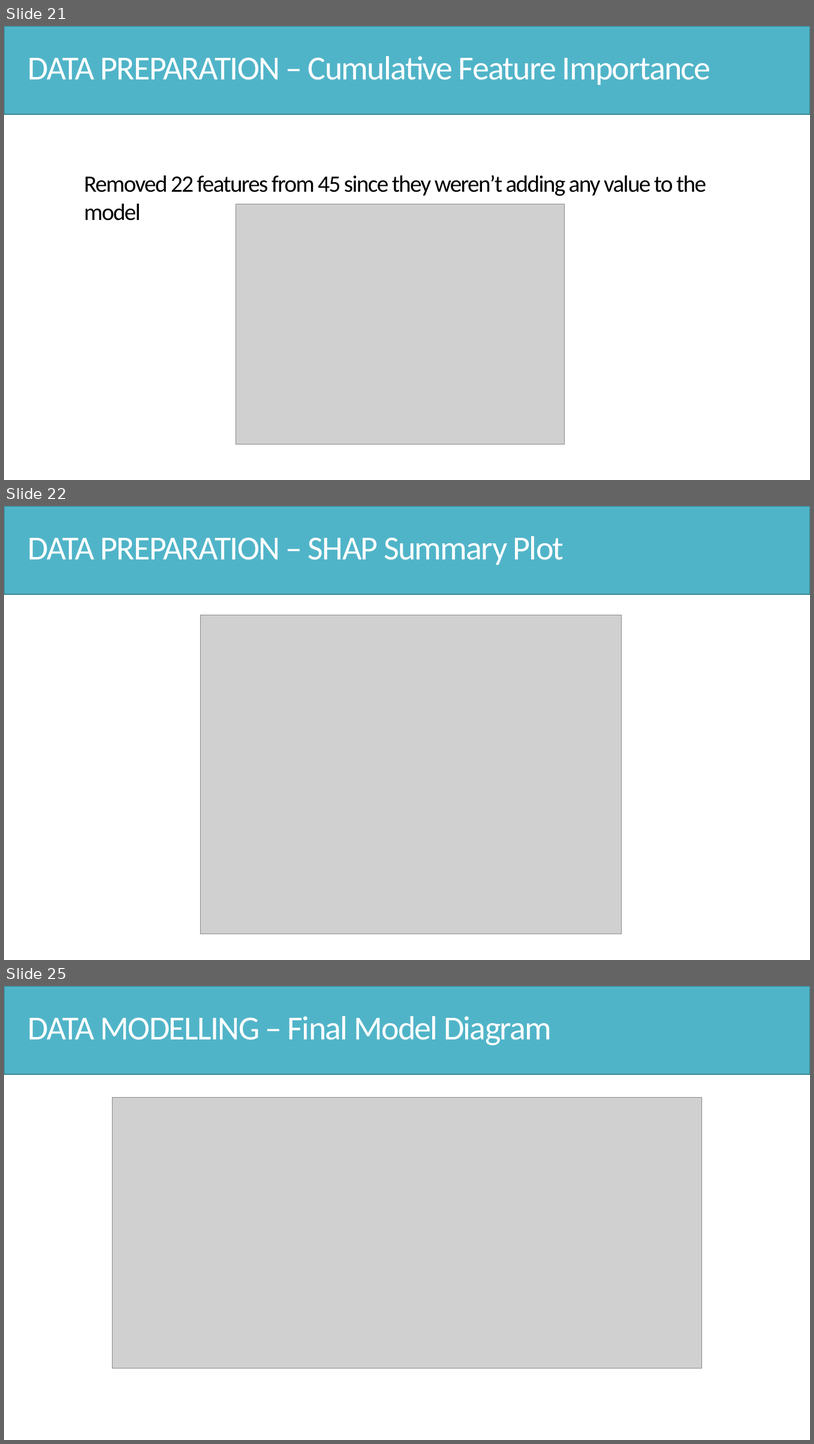
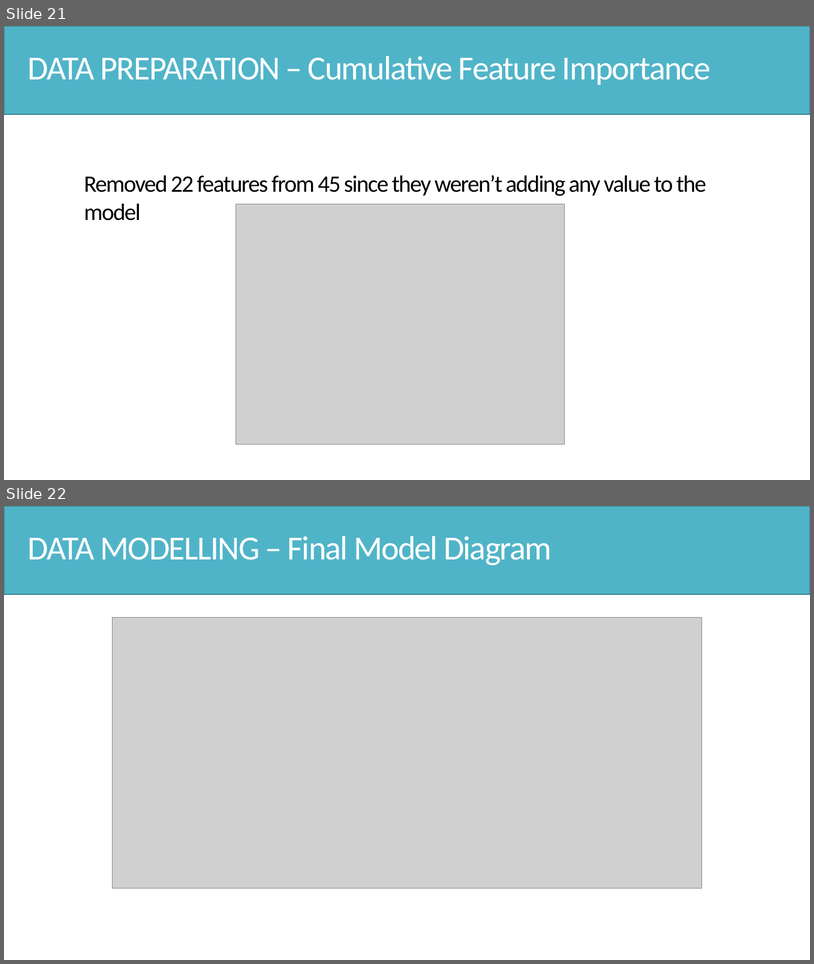
Before and after one commit to Hsgngr/dataiku_income_classification, a slide deck: Task_Presentation.pptx. Shown one above the other, each under a label of ours: slides 21, 22 and 25 before the commit, slides 21 and 22 after it; the slides between them are not shown. The pictures are 814x1444 and 814x964 pixels, drawn with LibreOffice and Linux fonts; fonts in the diff are those of the drawing; grey boxes stand for pictures. Boxes give left, top, right and bottom in pixels: in the first picture for what was removed or moved away, otherwise in the second. Text is boxed around its words. In the diff, an @@ line names an element or a change of style, - is before the commit and + after.

```diff
--- a/Task_Presentation.pptx
+++ b/Task_Presentation.pptx
@@ slide 22 removed at [4, 506, 810, 960], background #FFFFFF @@
@@ rectangle removed at [4, 506, 810, 594] @@
@@ text removed at [27, 536, 564, 565] @@
-DATA PREPARATION – SHAP Summary Plot
@@ picture removed at [200, 615, 621, 934] @@
@@ what was slide 25 is now slide 22 @@
```
Also in this commit, not shown: 2 other slides removed.
